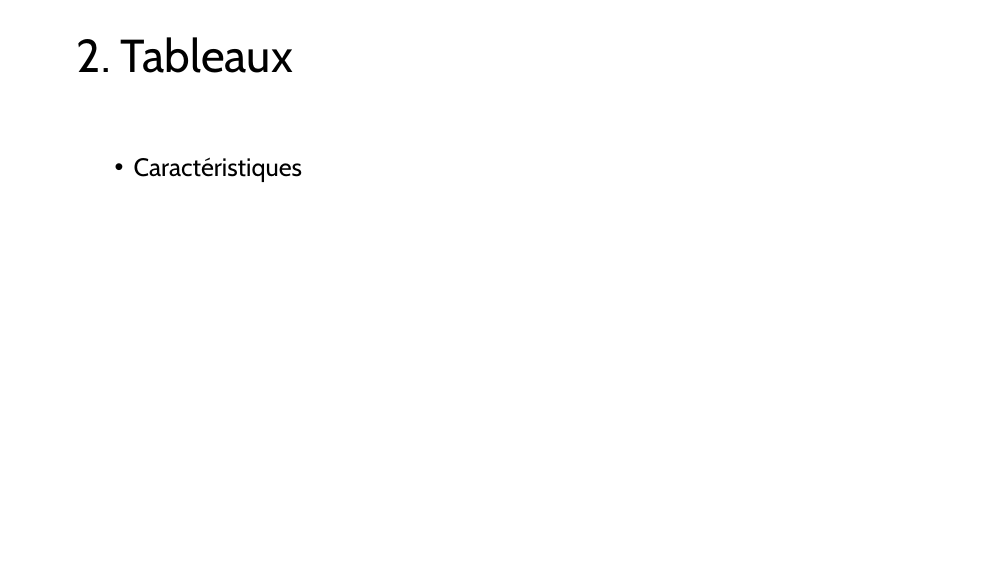
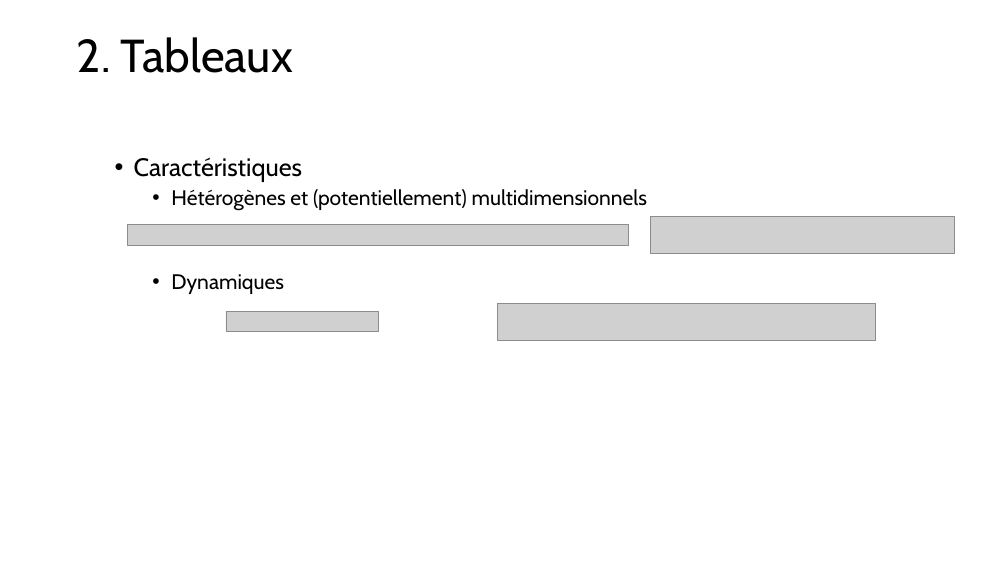
Before and after one commit to LJKhnor/chapitre-6, a slide deck: slide 14 of Chapitre 6.pptx. Drawn at 1008x567 pixels with LibreOffice and Linux fonts; fonts in the diff are those of the drawing; grey boxes stand for pictures. Boxes give left, top, right and bottom in pixels: in the first picture for what was removed or moved away, otherwise in the second. Text is boxed around its words. In the diff, an @@ line names an element or a change of style, - is before the commit and + after.

```diff
--- a/Chapitre 6.pptx
+++ b/Chapitre 6.pptx
@@ text at [171,189,648,294]: paragraphs added @@
+    • Hétérogènes et (potentiellement) multidimensionnels
+    • Dynamiques
@@ picture added at [128,224,629,245] @@
@@ picture added at [650,216,954,253] @@
@@ picture added at [226,312,378,331] @@
@@ picture added at [497,303,875,340] @@
```
Also in this commit, not shown: 20 other slides changed, 8 slides added, 1 slide removed.
